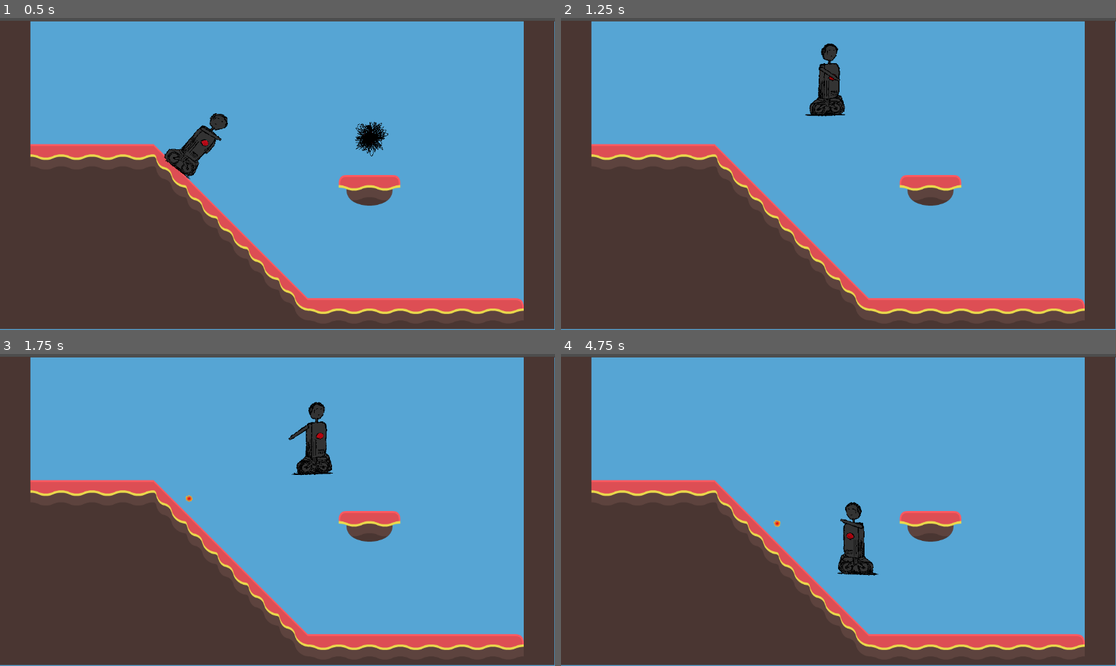
Above: before the commit, frames 1-4 (two rows, left to right).
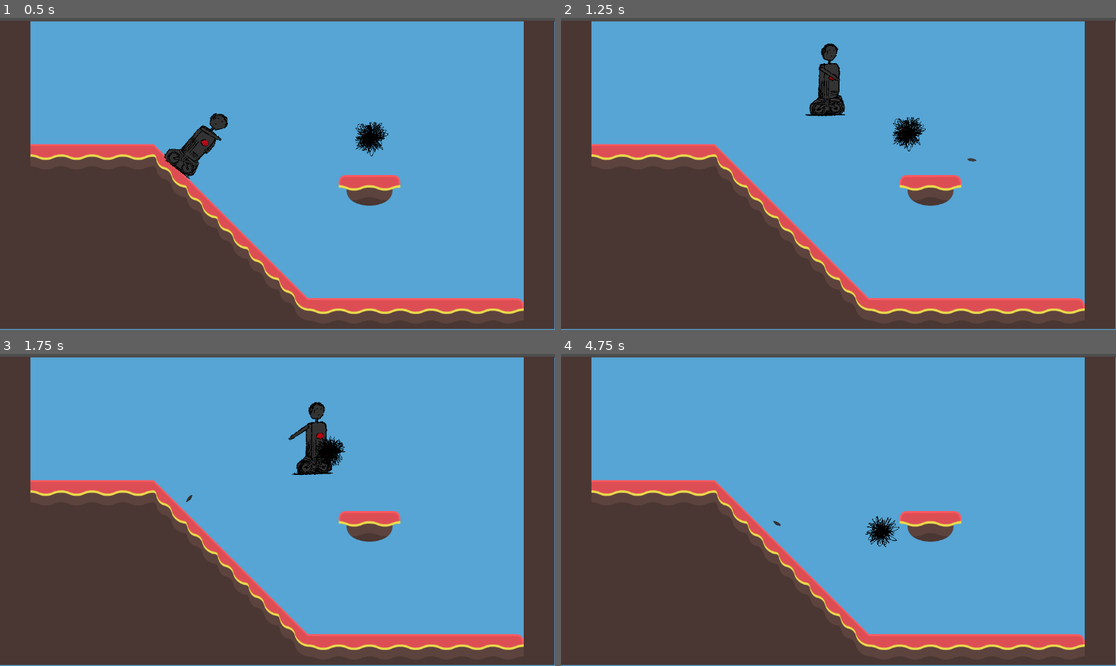
Above: after the commit, the same moments.

Repository: legendarysandbird/3mc-game
Game: Godot game, scene res://scripts/temp_level.tscn
Two runs of this game, one before a commit and one after it. Both use one fixed random seed, a clock stepped at 60 frames per second and the inputs below. The project has no main scene, so this scene is started directly.
Inputs (mouse positions are in pixels of both pictures, inside the frame that each line leads up to):
- Up to frame 1 (0.5 s): no input
- Up to frame 2 (1.25 s): move the mouse to (960, 158) at 0.52 s; hold D (player_right) from 0.53 s (still down); click (960, 158) at 0.6 s; tap Space (player_jump) at 0.77 s
- Up to frame 3 (1.75 s): keep holding D (player_right); move the mouse to (166, 525) at 1.27 s; click (166, 525) at 1.35 s; tap Space (player_jump) at 1.52 s
- Up to frame 4 (4.75 s): move the mouse to (894, 441) at 2.02 s; release D (player_right) at 2.03 s; hold A (player_left) 2.03-2.78 s; click (894, 441) at 2.1 s; move the mouse to (810, 572) at 2.77 s; hold D (player_right) 2.78-4.28 s; click (810, 572) at 2.85 s; tap Space (player_jump) at 3.02, 3.77, 4.52 s; move the mouse to (1005, 556) at 3.52 s; click (1005, 556) at 3.6 s; move the mouse to (672, 463) at 4.27 s; hold A (player_left) from 4.28 s (still down); click (672, 463) at 4.35 s

Frame 1 is identical in both runs. In frame 2, 0.4% of the frame differs, in the area x 59-75%, y 31-47%; in frame 3, 0.3%; in frame 4, 1.3%, in the area x 38-61%, y 47-72%.

Commit message:
add projectile art and enhance projectile logic

Diff:
--- /dev/null
+++ b/scenes/archive/projectile_temp.tscn
@@ -0,0 +1,45 @@
+[gd_scene load_steps=8 format=3 uid="uid://bkl632s43rbtj"]
+
+[ext_resource type="Script" uid="uid://c4sogq6wufeb" path="res://scripts/player/projectile.gd" id="1_nh8xo"]
+
+[sub_resource type="CircleShape2D" id="CircleShape2D_q3m7n"]
+radius = 6.0
+
+[sub_resource type="Gradient" id="Gradient_6aapk"]
+colors = PackedColorArray(0.889471, 0, 0.0989022, 1, 1, 0.879246, 0.152924, 1)
+
+[sub_resource type="GradientTexture1D" id="GradientTexture1D_c8fcr"]
+gradient = SubResource("Gradient_6aapk")
+
+[sub_resource type="Curve" id="Curve_6aapk"]
+_data = [Vector2(0, 1), 0.0, 0.0, 0, 0, Vector2(0.75, 0.910112), -0.694586, -0.694586, 0, 0, Vector2(1, 0), -3.16533, 0.0, 0, 0]
+point_count = 3
+
+[sub_resource type="CurveTexture" id="CurveTexture_c8fcr"]
+curve = SubResource("Curve_6aapk")
+
+[sub_resource type="ParticleProcessMaterial" id="ParticleProcessMaterial_q3m7n"]
+particle_flag_disable_z = true
+spread = 180.0
+initial_velocity_min = 11.99
+initial_velocity_max = 11.99
+gravity = Vector3(0, 0, 0)
+scale_curve = SubResource("CurveTexture_c8fcr")
+color_ramp = SubResource("GradientTexture1D_c8fcr")
+
+[node name="Projectile" type="Area2D"]
+collision_layer = 8
+collision_mask = 0
+script = ExtResource("1_nh8xo")
+
+[node name="CollisionShape2D" type="CollisionShape2D" parent="."]
+shape = SubResource("CircleShape2D_q3m7n")
+
+[node name="GPUParticles2D" type="GPUParticles2D" parent="."]
+amount = 500
+lifetime = 0.64
+preprocess = 1.0
+local_coords = true
+process_material = SubResource("ParticleProcessMaterial_q3m7n")
+
+[node name="VisibleOnScreenNotifier2D" type="VisibleOnScreenNotifier2D" parent="."]
--- a/scenes/projectile.tscn
+++ b/scenes/projectile.tscn
@@ -1,45 +1,43 @@
-[gd_scene load_steps=8 format=3 uid="uid://da4rvan0yy3eh"]
+[gd_scene load_steps=7 format=3 uid="uid://da4rvan0yy3eh"]
 
 [ext_resource type="Script" uid="uid://c4sogq6wufeb" path="res://scripts/player/projectile.gd" id="1_c8fcr"]
+[ext_resource type="Texture2D" uid="uid://oxdvyrnq717m" path="res://assets/projectiles/bullet-01.png" id="2_6q2a6"]
+[ext_resource type="Texture2D" uid="uid://c1opbxepjkjl0" path="res://assets/projectiles/bullet-02.png" id="3_byeak"]
+[ext_resource type="Texture2D" uid="uid://858gc232r3sw" path="res://assets/projectiles/bullet-03.png" id="4_jxwu6"]
+
+[sub_resource type="SpriteFrames" id="SpriteFrames_w7nm8"]
+animations = [{
+"frames": [{
+"duration": 1.0,
+"texture": ExtResource("2_6q2a6")
+}, {
+"duration": 1.0,
+"texture": ExtResource("3_byeak")
+}, {
+"duration": 1.0,
+"texture": ExtResource("4_jxwu6")
+}],
+"loop": true,
+"name": &"default",
+"speed": 5.0
+}]
 
 [sub_resource type="CircleShape2D" id="CircleShape2D_q3m7n"]
 radius = 6.0
 
-[sub_resource type="Gradient" id="Gradient_6aapk"]
-colors = PackedColorArray(0.889471, 0, 0.0989022, 1, 1, 0.879246, 0.152924, 1)
-
-[sub_resource type="GradientTexture1D" id="GradientTexture1D_c8fcr"]
-gradient = SubResource("Gradient_6aapk")
-
-[sub_resource type="Curve" id="Curve_6aapk"]
-_data = [Vector2(0, 1), 0.0, 0.0, 0, 0, Vector2(0.75, 0.910112), -0.694586, -0.694586, 0, 0, Vector2(1, 0), -3.16533, 0.0, 0, 0]
-point_count = 3
-
-[sub_resource type="CurveTexture" id="CurveTexture_c8fcr"]
-curve = SubResource("Curve_6aapk")
-
-[sub_resource type="ParticleProcessMaterial" id="ParticleProcessMaterial_q3m7n"]
-particle_flag_disable_z = true
-spread = 180.0
-initial_velocity_min = 11.99
-initial_velocity_max = 11.99
-gravity = Vector3(0, 0, 0)
-scale_curve = SubResource("CurveTexture_c8fcr")
-color_ramp = SubResource("GradientTexture1D_c8fcr")
-
 [node name="Projectile" type="Area2D"]
+scale = Vector2(0.4, 0.4)
 collision_layer = 8
-collision_mask = 0
 script = ExtResource("1_c8fcr")
 
+[node name="AnimatedSprite2D" type="AnimatedSprite2D" parent="."]
+sprite_frames = SubResource("SpriteFrames_w7nm8")
+autoplay = "default"
+frame = 2
+frame_progress = 0.889593
+
 [node name="CollisionShape2D" type="CollisionShape2D" parent="."]
+position = Vector2(12.5, 0)
 shape = SubResource("CircleShape2D_q3m7n")
 
-[node name="GPUParticles2D" type="GPUParticles2D" parent="."]
-amount = 500
-lifetime = 0.64
-preprocess = 1.0
-local_coords = true
-process_material = SubResource("ParticleProcessMaterial_q3m7n")
-
 [node name="VisibleOnScreenNotifier2D" type="VisibleOnScreenNotifier2D" parent="."]
--- a/scripts/player/projectile.gd
+++ b/scripts/player/projectile.gd
@@ -16,9 +16,15 @@
 func _ready() -> void:
 	assert(is_instance_valid(on_screen_notifier))
 	on_screen_notifier.screen_exited.connect(on_screen_exited)
+	body_entered.connect(on_body_entered)
+	look_at(get_global_mouse_position())
 
 func _physics_process(delta: float) -> void:
 	global_position += velocity * delta
 
 func on_screen_exited() -> void:
 	queue_free()
+
+func on_body_entered(body: Node) -> void:
+	if typeof(body) == typeof(TileMap):
+		queue_free()
